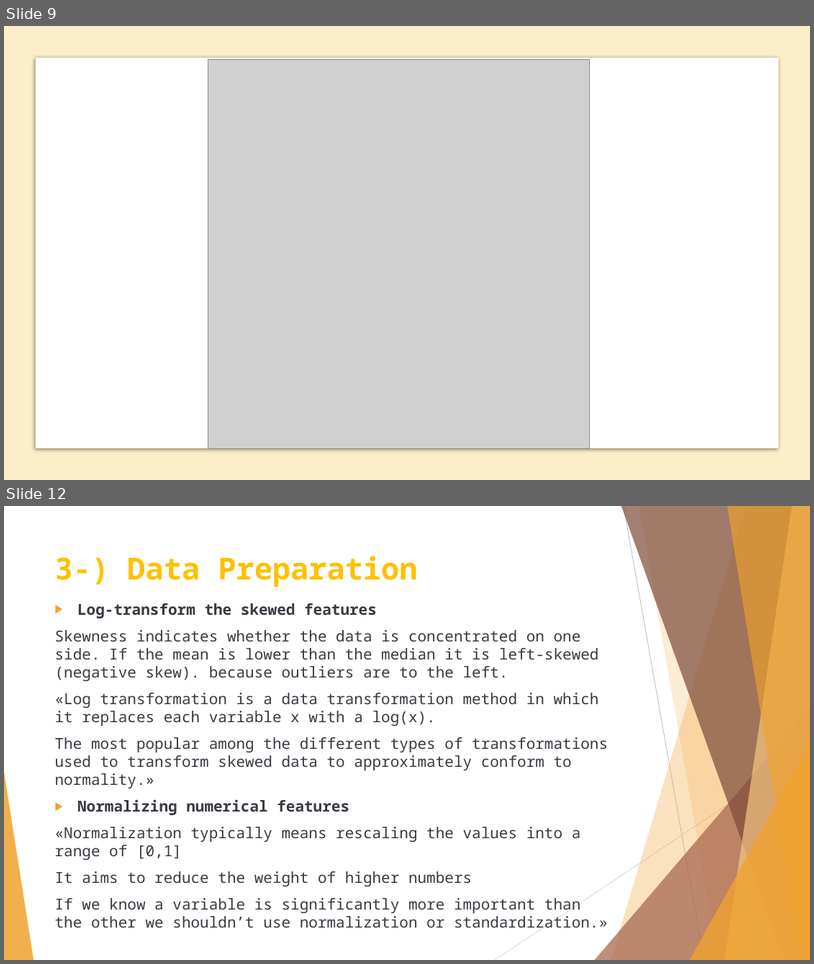
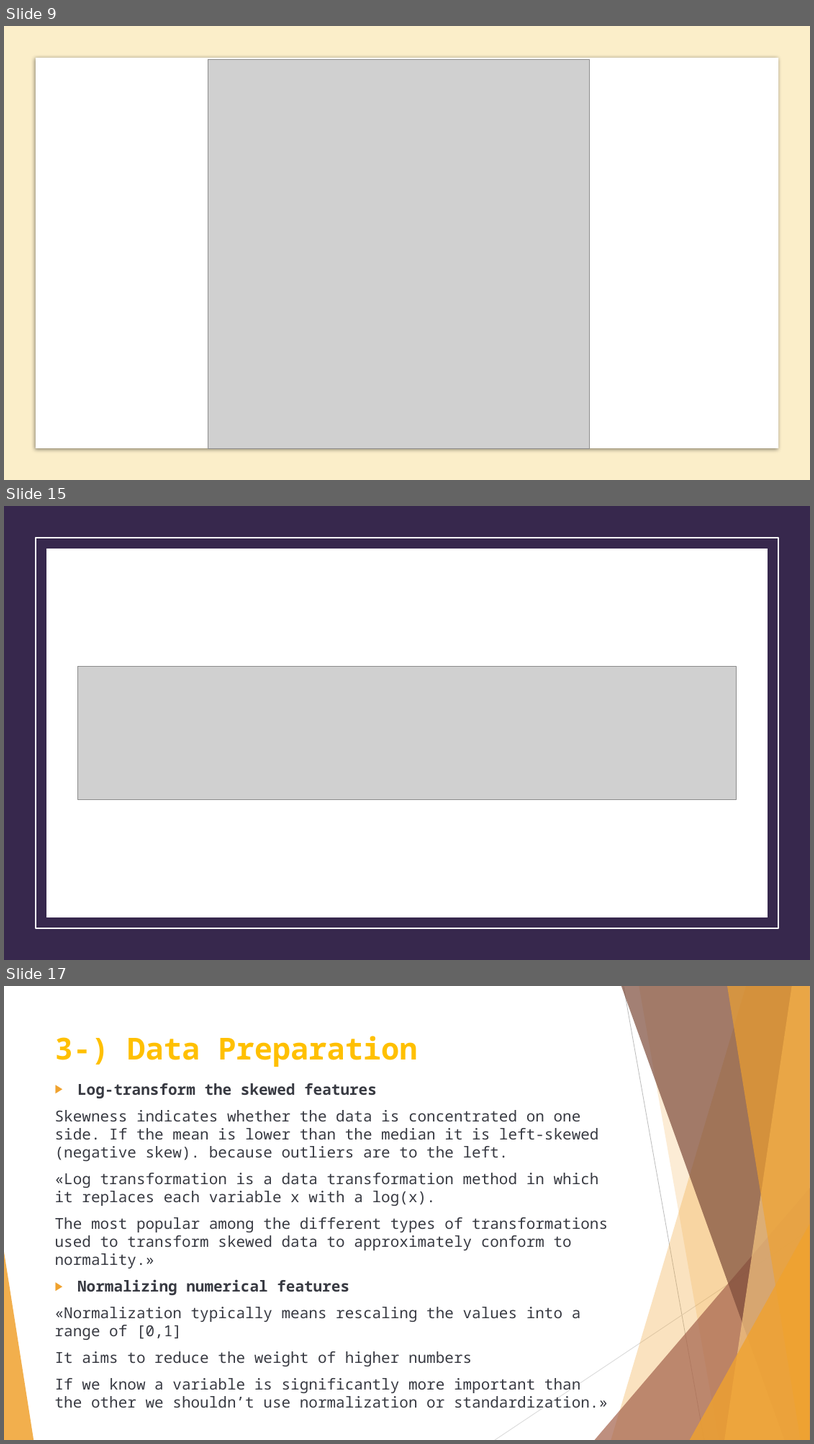
Before and after one commit to badicev/finding_donors, a slide deck: MLCharity-BaşakDilaraÇevik.pptx. Shown one above the other, each under a label of ours: slides 9 and 12 before the commit, slides 9, 15 and 17 after it; the slides between them are not shown. The pictures are 814x964 and 814x1444 pixels, drawn with LibreOffice and Linux fonts; fonts in the diff are those of the drawing; grey boxes stand for pictures. Boxes give left, top, right and bottom in pixels: in the first picture for what was removed or moved away, otherwise in the second. Text is boxed around its words. In the diff, an @@ line names an element or a change of style, - is before the commit and + after.

Commit message:
added images, ppt

```diff
--- a/MLCharity-BaşakDilaraÇevik.pptx
+++ b/MLCharity-BaşakDilaraÇevik.pptx
@@ slide 15 added at <box>4,506,810,960</box>, background #FFFFFF; not listed: 8 template elements that a slide beside it also shows @@
@@ rectangle added at <box>4,506,810,960</box>, fill #37284D @@
@@ rectangle added at <box>36,538,779,928</box>, outline #FFFFFF 1.5 pt @@
@@ rectangle added at <box>46,548,768,917</box>, fill #FFFFFF @@
@@ picture added at <box>78,666,736,799</box> @@
@@ group added at <box>4,506,810,960</box>: 5 freeform shapes, 3 triangles, 2 lines @@
@@ what was slide 12 is now slide 17 @@
```
Also in this commit, not shown: 8 slides changed, 12 other slides added, 4 slides removed, 41 other files.
